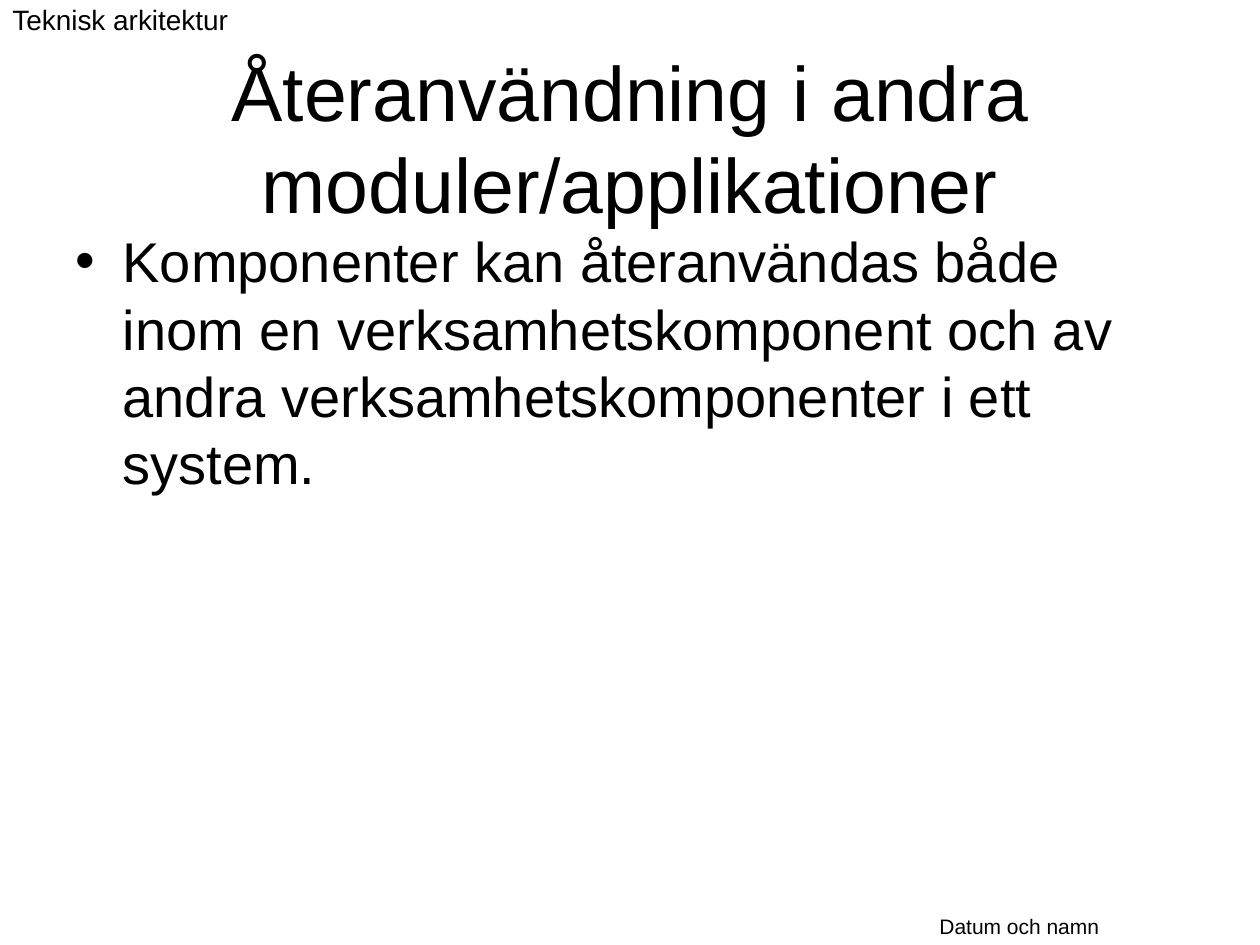
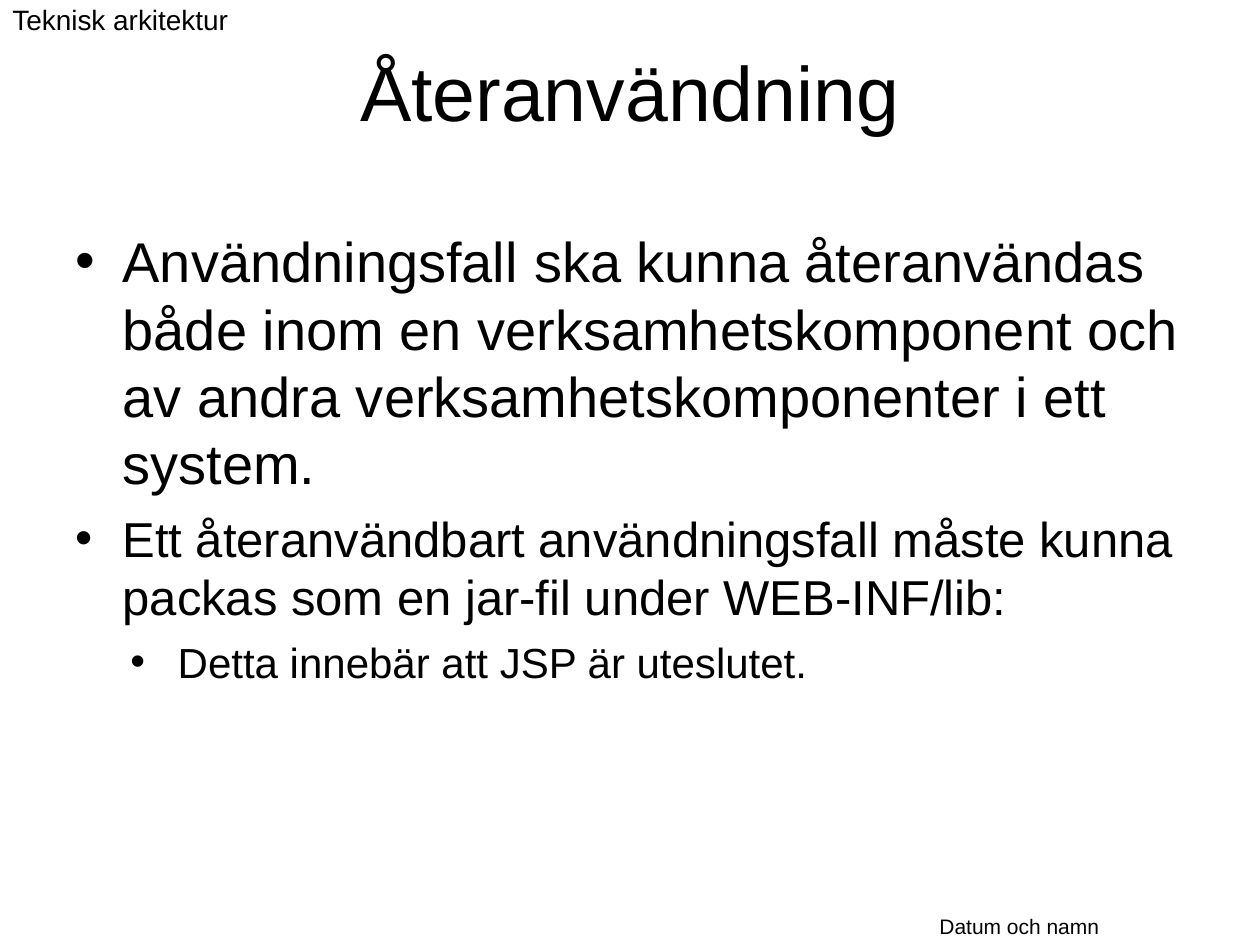
Before and after one commit to Vastra-Gotalandsregionen/oppna-program-hsatools, a slide deck: slide 43 of reference-architecture/Introduktion/Referensarkitektur_oversikt.ppt (slide 44 before the commit). Drawn at 1260x945 pixels with LibreOffice and Linux fonts; fonts in the diff are those of the drawing; background and template pictures are left out. Boxes give left, top, right and bottom in pixels: in the first picture for what was removed or moved away, otherwise in the second. Text is boxed around its words. In the diff, an @@ line names an element or a change of style, - is before the commit and + after.

```diff
--- a/reference-architecture/Introduktion/Referensarkitektur_oversikt.ppt
+++ b/reference-architecture/Introduktion/Referensarkitektur_oversikt.ppt
@@ title at bbox=[360, 60, 899, 136]: text changed @@
-Återanvändning i andra moduler/applikationer
+Återanvändning
@@ text at bbox=[123, 238, 1177, 679]: text changed @@
-• Komponenter kan återanvändas både inom en verksamhetskomponent och av andra verksamhetskomponenter i ett system.
+• Användningsfall ska kunna återanvändas både inom en verksamhetskomponent och av andra verksamhetskomponenter i ett system.
+  • Ett återanvändbart användningsfall måste kunna packas som en jar-fil under WEB-INF/lib:
+    • Detta innebär att JSP är uteslutet.
```
Also in this commit, not shown: 4 other slides changed, 2 slides added, 2 slides removed, 2 other files.
